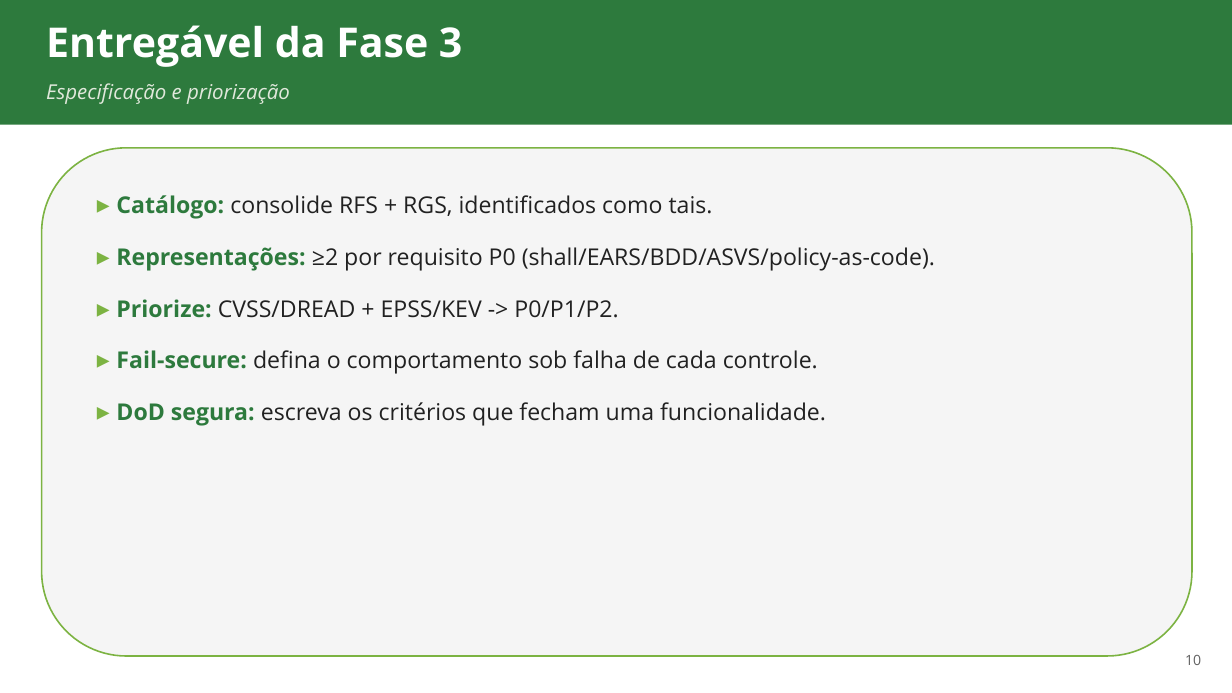
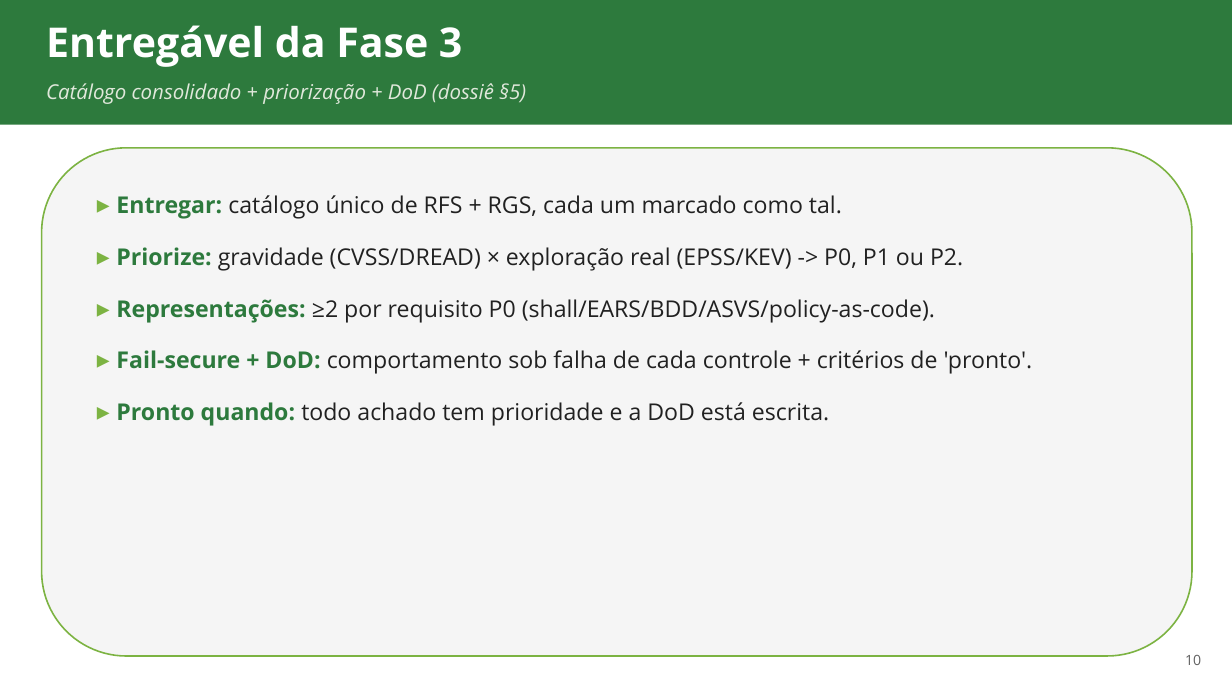
Before and after one commit to ads-sapucaia-ssc/SSC, a slide deck: slide 10 of aulas/aula-05-projeto-seguro.pptx. Drawn at 1232x693 pixels with LibreOffice and Linux fonts; fonts in the diff are those of the drawing. Boxes give left, top, right and bottom in pixels: in the first picture for what was removed or moved away, otherwise in the second. Text is boxed around its words. In the diff, an @@ line names an element or a change of style, - is before the commit and + after.

```diff
--- a/aulas/aula-05-projeto-seguro.pptx
+++ b/aulas/aula-05-projeto-seguro.pptx
@@ text at [46, 83, 526, 104]: text changed @@
-Especificação e priorização
+Catálogo consolidado + priorização + DoD (dossiê §5)
@@ text at [116, 195, 963, 271]: text changed @@
-▸ Catálogo: consolide RFS + RGS, identificados como tais.
+▸ Entregar: catálogo único de RFS + RGS, cada um marcado como tal.
+▸ Priorize: gravidade (CVSS/DREAD) × exploração real (EPSS/KEV) -> P0, P1 ou P2.
@@ text at [116, 350, 1033, 426]: text changed @@
-▸ Priorize: CVSS/DREAD + EPSS/KEV -> P0/P1/P2.
-▸ Fail-secure: defina o comportamento sob falha de cada controle.
-▸ DoD segura: escreva os critérios que fecham uma funcionalidade.
+▸ Fail-secure + DoD: comportamento sob falha de cada controle + critérios de 'pronto'.
+▸ Pronto quando: todo achado tem prioridade e a DoD está escrita.
```
Also in this commit, not shown: 13 other files.
